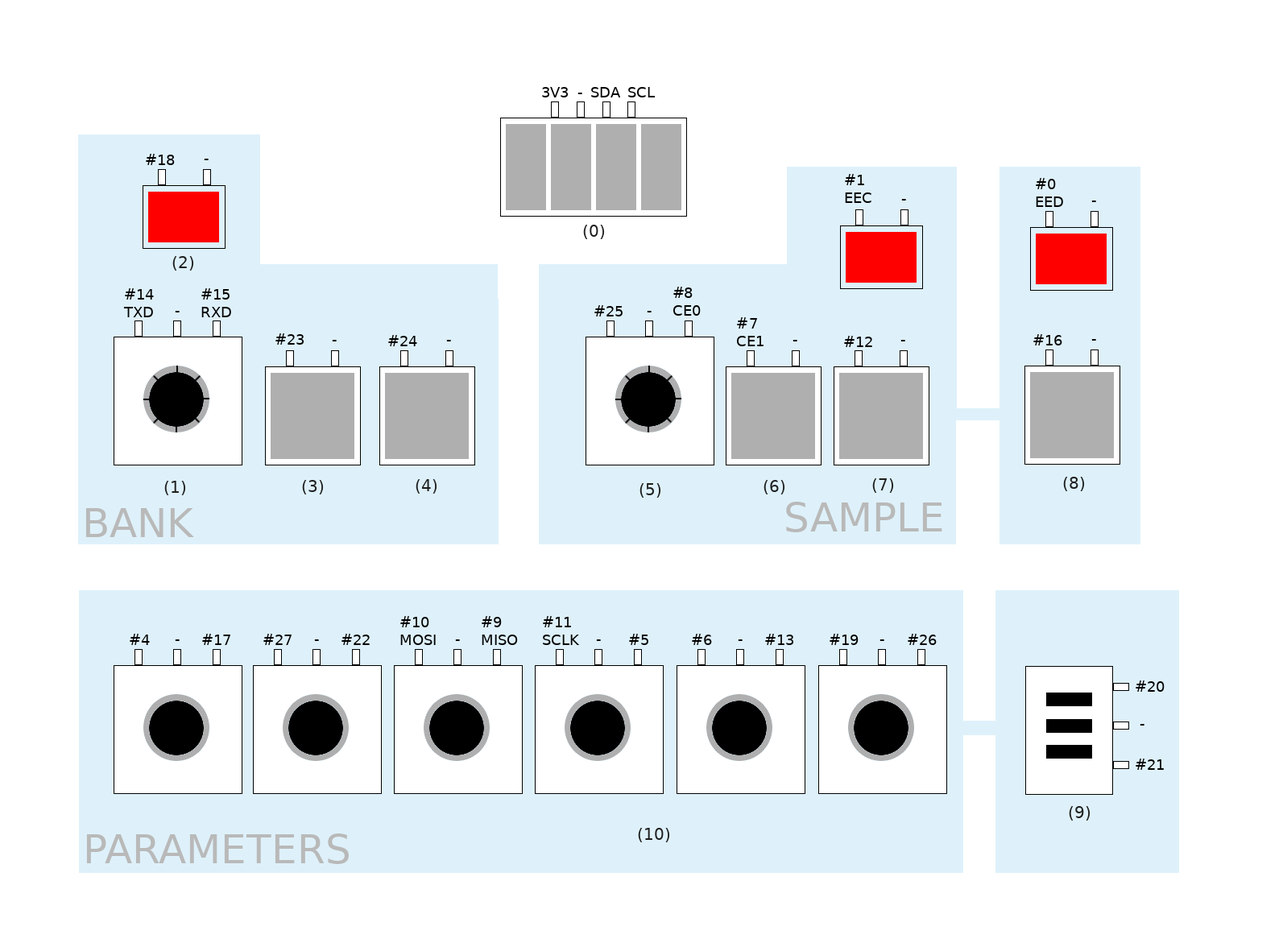
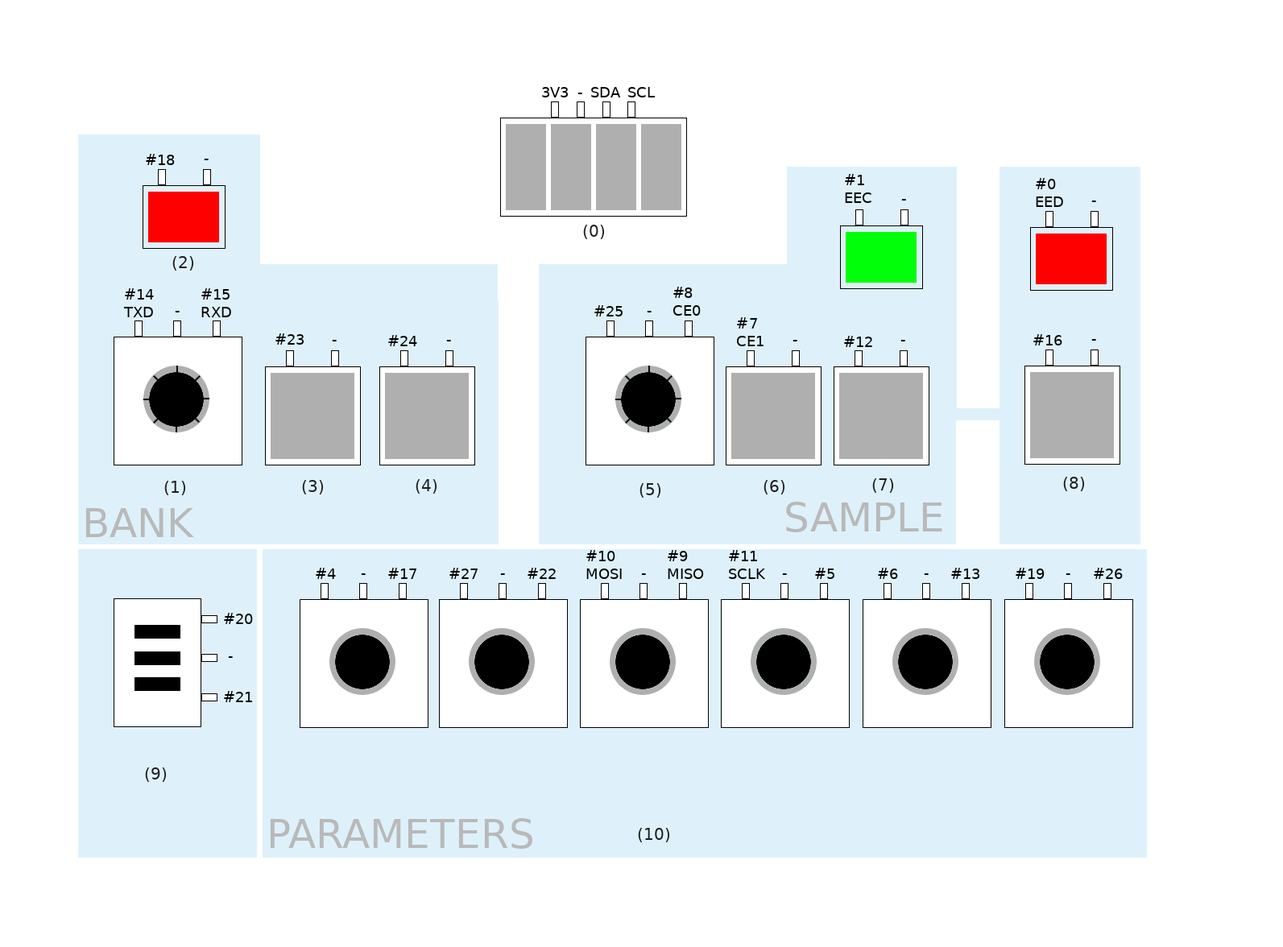
Layer changes from the first 1283px x 947px image to the second:
painted on "Controls" over 113, 231, 1165, 796
painted on "Nums" over 144, 767, 1091, 821
painted on "Layer" over 78, 549, 1180, 874
